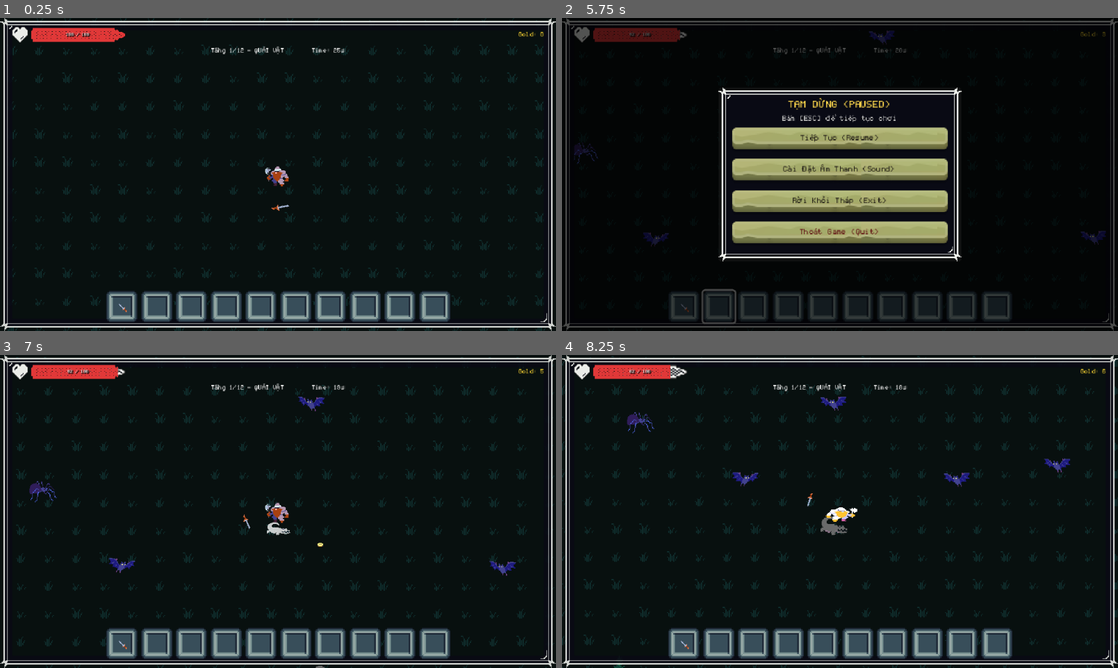
Above: before the commit, frames 1-4 (two rows, left to right).
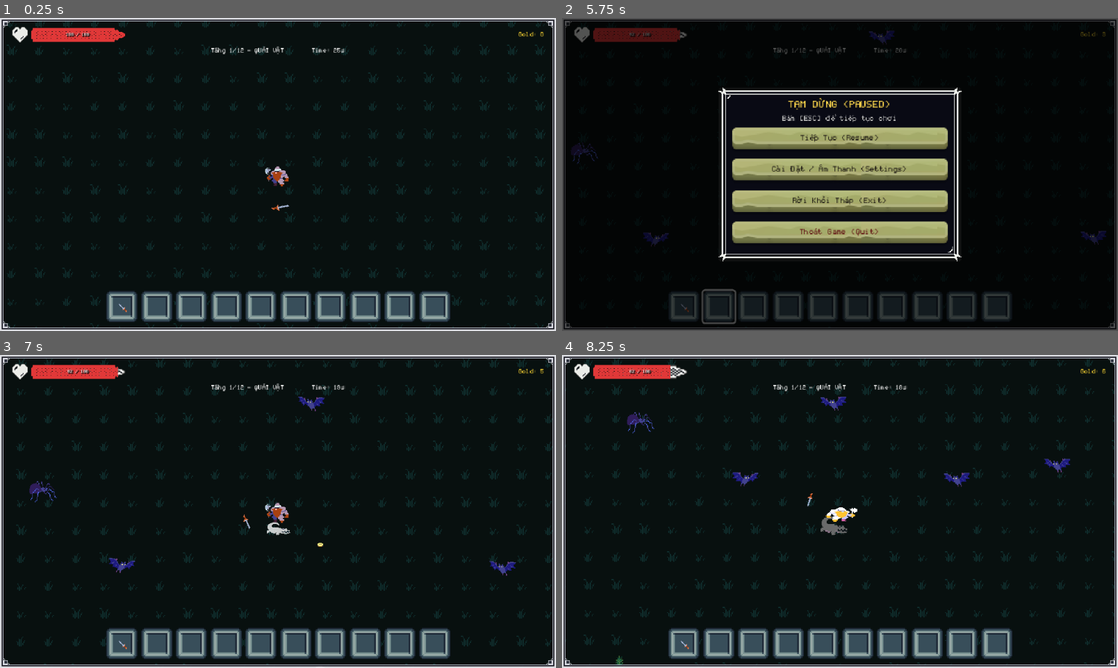
Above: after the commit, the same moments.

Repository: khanh-dinh26/NightSpire-Survival
Game: Godot game, scene res://src/arena/Arena.tscn
Two runs of this game, one before a commit and one after it. Both use one fixed random seed, a clock stepped at 60 frames per second and the inputs below. This scene is started directly instead of the project's main scene. Sound files missing from this copy of the repository are replaced by a short silence.
Inputs (mouse positions are in pixels of both pictures, inside the frame that each line leads up to):
- Up to frame 1 (0.25 s): no input
- Up to frame 2 (5.75 s): click (684, 305) at 0.52 s; click "Hủy" at 1.25 s; tap Enter at 2 s; move the mouse to (962, 158) at 2.02 s; hold Right (ui_right) 2.03-2.78 s; tap E at 2.1, 3.6, 5.1 s; move the mouse to (728, 190) at 2.77 s; hold Down (ui_down) 2.78-3.53 s; tap 1 at 2.85, 4.35 s; move the mouse to (895, 105) at 3.52 s; hold Right (ui_right) 3.53-4.28 s; move the mouse to (812, 237) at 4.27 s; hold Up (ui_up) 4.28-5.03 s; move the mouse to (1006, 221) at 5.02 s; hold Left (ui_left) from 5.03 s (still down); tap Escape (ui_cancel) at 5.65 s
- Up to frame 3 (7 s): move the mouse to (111, 464) at 5.77 s; tap 1 at 5.85 s; release Left (ui_left) at 6.5 s; click "Tiếp Tục (Resume)" at 6.5 s
- Up to frame 4 (8.25 s): move the mouse to (867, 511) at 7.27 s; hold Down (ui_down) 7.28-8.03 s; tap E at 7.35 s; move the mouse to (756, 433) at 8.02 s; hold Right (ui_right) from 8.03 s (still down); tap 1 at 8.1 s

The runs differ from the first frame. In frame 1, 6.2% of the frame differs, in the area x 0-100%, y 0-100%; in frame 2, 5.0%; in frame 3, 6.3%; in frame 4, 6.3%.

Commit message:
feat: seamless edge-to-edge screen border and windowed/fullscreen toggle in settings

Diff:
--- a/src/ui/HUD.tscn
+++ b/src/ui/HUD.tscn
@@ -9,6 +9,7 @@
 [ext_resource type="Texture2D" path="res://assets/ui/hp_bar/heart_icon.png" id="7_heart"]
 [ext_resource type="Texture2D" path="res://assets/ui/hp_bar/hp_bar_under.png" id="8_bar_under"]
 [ext_resource type="Texture2D" path="res://assets/ui/hp_bar/hp_bar_progress.png" id="9_bar_prog"]
+[ext_resource type="Texture2D" path="res://assets/ui/slices/screen_border_frame.png" id="10_border"]
 
 [node name="HUD" type="CanvasLayer"]
 script = ExtResource("1_script")
@@ -21,7 +22,7 @@
 grow_horizontal = 2
 grow_vertical = 2
 mouse_filter = 2
-texture = ExtResource("3_ui")
+texture = ExtResource("10_border")
 draw_center = false
 patch_margin_left = 14
 patch_margin_top = 14
--- a/src/ui/PauseMenu.tscn
+++ b/src/ui/PauseMenu.tscn
@@ -87,7 +87,7 @@
 theme_override_styles/normal = ExtResource("3_btn_normal")
 theme_override_styles/hover = ExtResource("4_btn_hover")
 theme_override_styles/pressed = ExtResource("4_btn_hover")
-text = "Cài Đặt Âm Thanh (Sound)"
+text = "Cài Đặt / Âm Thanh (Settings)"
 
 [node name="MenuButton" type="Button" parent="Panel/Margin/VBox"]
 custom_minimum_size = Vector2(0, 30)
--- a/src/ui/SoundSettings.gd
+++ b/src/ui/SoundSettings.gd
@@ -4,6 +4,8 @@
 ## Controls Master/SFX and Music volume sliders and mute toggles.
 
 signal closed
+
+@onready var fullscreen_btn: Button = %FullscreenBtn
 
 @onready var sfx_slider: HSlider = %SFXSlider
 @onready var sfx_val_label: Label = %SFXValLabel
@@ -19,6 +21,10 @@
 func _ready() -> void:
 	process_mode = Node.PROCESS_MODE_ALWAYS
 	_sync_ui_from_audio()
+	_sync_display_mode_ui()
+
+	if fullscreen_btn != null:
+		fullscreen_btn.pressed.connect(_on_fullscreen_toggled)
 
 	sfx_slider.value_changed.connect(_on_sfx_slider_changed)
 	sfx_mute_btn.pressed.connect(_on_sfx_mute_toggled)
@@ -30,6 +36,10 @@
 
 
 func _unhandled_input(event: InputEvent) -> void:
+	if event is InputEventKey and event.pressed and not event.echo and event.keycode == KEY_F11:
+		_on_fullscreen_toggled()
+		get_viewport().set_input_as_handled()
+		return
 	if visible and event.is_action_pressed("ui_cancel"):
 		_on_close_pressed()
 		get_viewport().set_input_as_handled()
@@ -37,7 +47,32 @@
 
 func open() -> void:
 	_sync_ui_from_audio()
+	_sync_display_mode_ui()
 	visible = true
+
+
+func _sync_display_mode_ui() -> void:
+	if fullscreen_btn == null:
+		return
+	var mode: DisplayServer.WindowMode = DisplayServer.window_get_mode()
+	var is_fs: bool = (mode == DisplayServer.WINDOW_MODE_FULLSCREEN or mode == DisplayServer.WINDOW_MODE_EXCLUSIVE_FULLSCREEN)
+	if is_fs:
+		fullscreen_btn.text = "Toàn Màn Hình (Fullscreen)"
+		fullscreen_btn.modulate = Color(0.4, 0.9, 1.0, 1.0)
+	else:
+		fullscreen_btn.text = "Cửa Sổ (Windowed)"
+		fullscreen_btn.modulate = Color(1.0, 0.9, 0.4, 1.0)
+
+
+func _on_fullscreen_toggled() -> void:
+	AudioManager.play_sfx("confirm")
+	var mode: DisplayServer.WindowMode = DisplayServer.window_get_mode()
+	var is_fs: bool = (mode == DisplayServer.WINDOW_MODE_FULLSCREEN or mode == DisplayServer.WINDOW_MODE_EXCLUSIVE_FULLSCREEN)
+	if is_fs:
+		DisplayServer.window_set_mode(DisplayServer.WINDOW_MODE_WINDOWED)
+	else:
+		DisplayServer.window_set_mode(DisplayServer.WINDOW_MODE_FULLSCREEN)
+	_sync_display_mode_ui()
 
 
 func _on_close_pressed() -> void:
--- a/src/ui/SoundSettings.tscn
+++ b/src/ui/SoundSettings.tscn
@@ -33,7 +33,7 @@
 grow_vertical = 2
 
 [node name="Panel" type="PanelContainer" parent="Center"]
-custom_minimum_size = Vector2(440, 260)
+custom_minimum_size = Vector2(460, 290)
 layout_mode = 2
 
 [node name="FrameBG" type="NinePatchRect" parent="Center/Panel"]
@@ -47,21 +47,47 @@
 [node name="Margin" type="MarginContainer" parent="Center/Panel"]
 layout_mode = 2
 theme_override_constants/margin_left = 32
-theme_override_constants/margin_top = 22
+theme_override_constants/margin_top = 20
 theme_override_constants/margin_right = 32
-theme_override_constants/margin_bottom = 22
+theme_override_constants/margin_bottom = 20
 
 [node name="VBox" type="VBoxContainer" parent="Center/Panel/Margin"]
 layout_mode = 2
-theme_override_constants/separation = 12
+theme_override_constants/separation = 10
 alignment = 1
 
 [node name="Title" type="Label" parent="Center/Panel/Margin/VBox"]
 layout_mode = 2
 theme_override_colors/font_color = Color(1, 0.85, 0.3, 1)
 theme_override_font_sizes/font_size = 20
-text = "CÀI ĐẶT ÂM THANH"
+text = "CÀI ĐẶT HỆ THỐNG"
 horizontal_alignment = 1
+
+[node name="DisplaySection" type="VBoxContainer" parent="Center/Panel/Margin/VBox"]
+layout_mode = 2
+theme_override_constants/separation = 6
+
+[node name="HeaderRow" type="HBoxContainer" parent="Center/Panel/Margin/VBox/DisplaySection"]
+layout_mode = 2
+alignment = 1
+
+[node name="DisplayLabel" type="Label" parent="Center/Panel/Margin/VBox/DisplaySection/HeaderRow"]
+layout_mode = 2
+size_flags_horizontal = 3
+theme_override_colors/font_color = Color(0.95, 0.95, 0.95, 1)
+theme_override_font_sizes/font_size = 15
+text = "Chế Độ Màn Hình (Display)"
+
+[node name="FullscreenBtn" type="Button" parent="Center/Panel/Margin/VBox/DisplaySection/HeaderRow"]
+unique_name_in_owner = true
+custom_minimum_size = Vector2(170, 26)
+layout_mode = 2
+theme_override_colors/font_color = Color(0.12, 0.1, 0.08, 1)
+theme_override_font_sizes/font_size = 12
+theme_override_styles/normal = ExtResource("3_btn_normal")
+theme_override_styles/hover = ExtResource("4_btn_hover")
+theme_override_styles/pressed = ExtResource("4_btn_hover")
+text = "Cửa Sổ (Windowed)"
 
 [node name="SFXSection" type="VBoxContainer" parent="Center/Panel/Margin/VBox"]
 layout_mode = 2
Binary file added: assets/ui/slices/screen_border_frame.png
Not shown, added: assets/ui/slices/screen_border_frame.png.import
Not shown: 1 places in src/ui/HUD.tscn that only renumber resources
